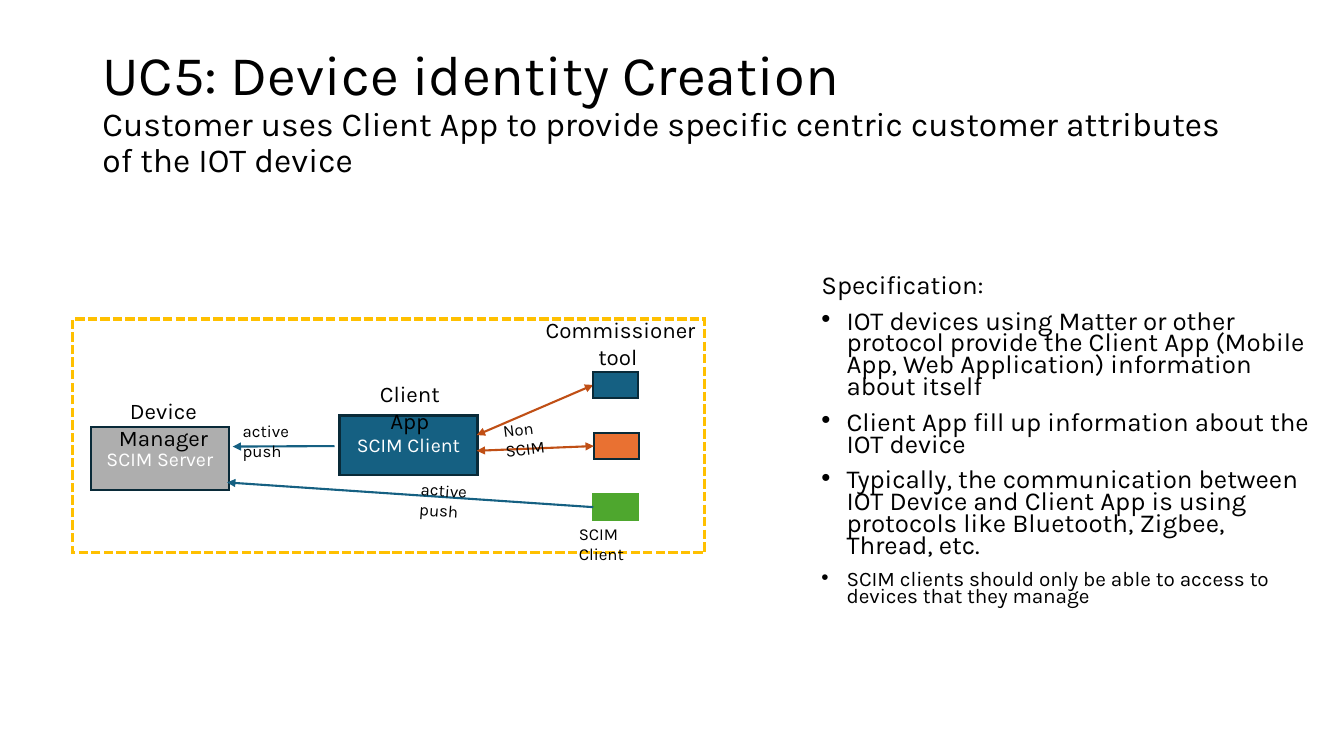
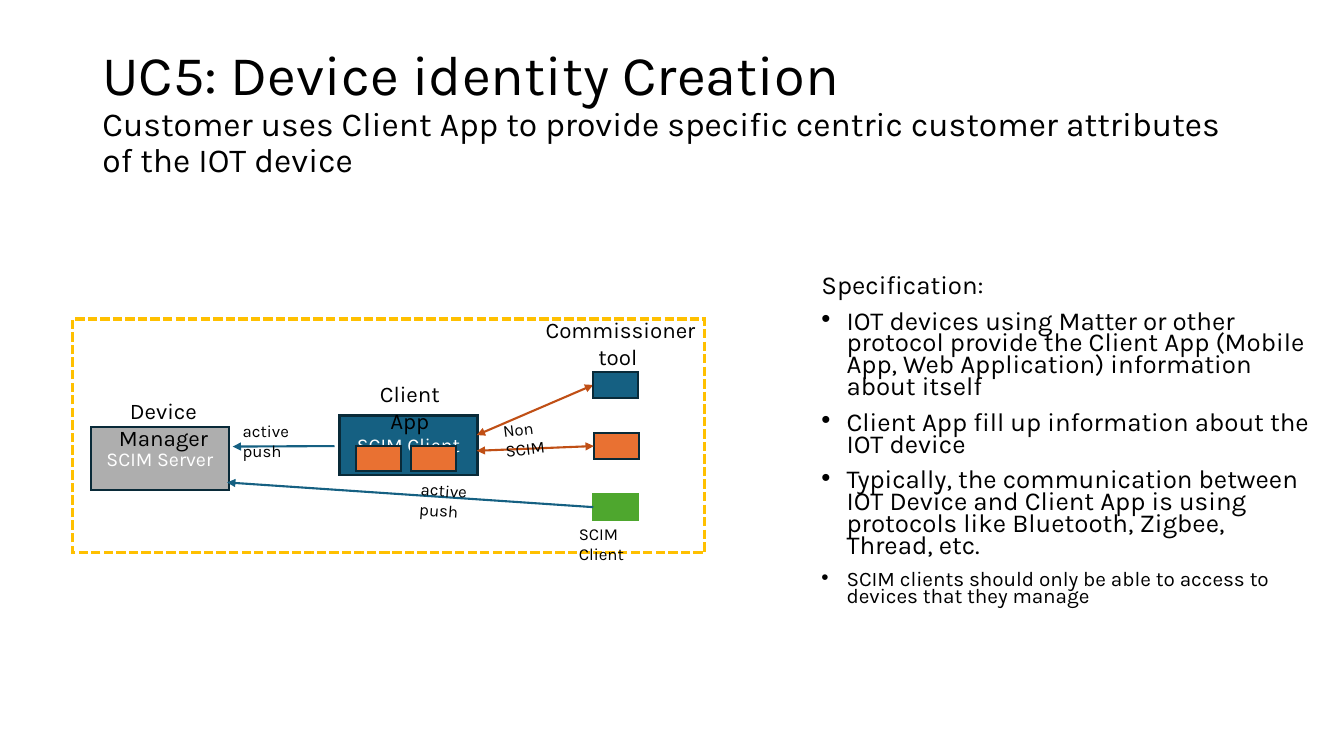
Before and after one commit to pamelatech/scim-use-case-revamp, a slide deck: slide 28 of Use Cases 16 Apr 2024.pptx. Drawn at 1344x756 pixels with LibreOffice and Linux fonts; fonts in the diff are those of the drawing. Boxes give left, top, right and bottom in pixels: in the first picture for what was removed or moved away, otherwise in the second. Text is boxed around its words. In the diff, an @@ line names an element or a change of style, - is before the commit and + after.

```diff
--- a/Use Cases 16 Apr 2024.pptx
+++ b/Use Cases 16 Apr 2024.pptx
@@ rectangle added at box(356, 447, 401, 472), fill #E97132, outline #092A39 1.5 pt @@
@@ rectangle added at box(410, 447, 456, 472), fill #E97132, outline #092A39 1.5 pt @@
```
Also in this commit, not shown: 4 other slides changed.
